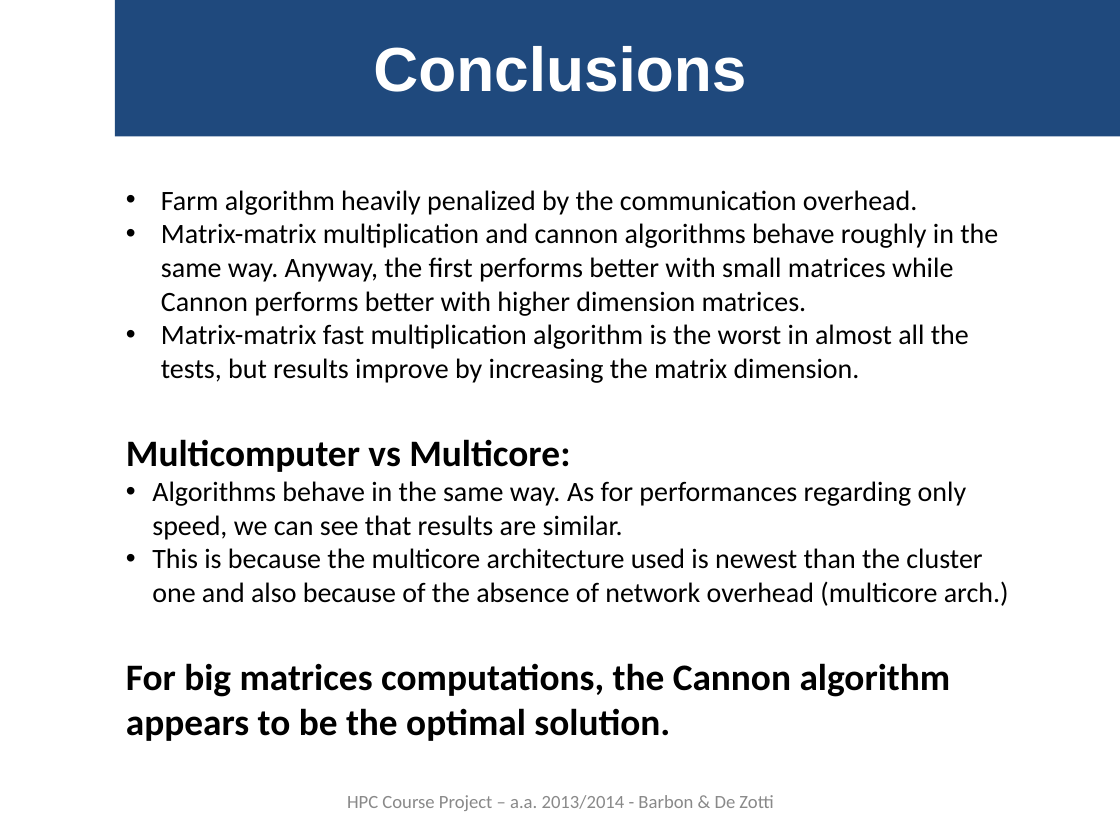
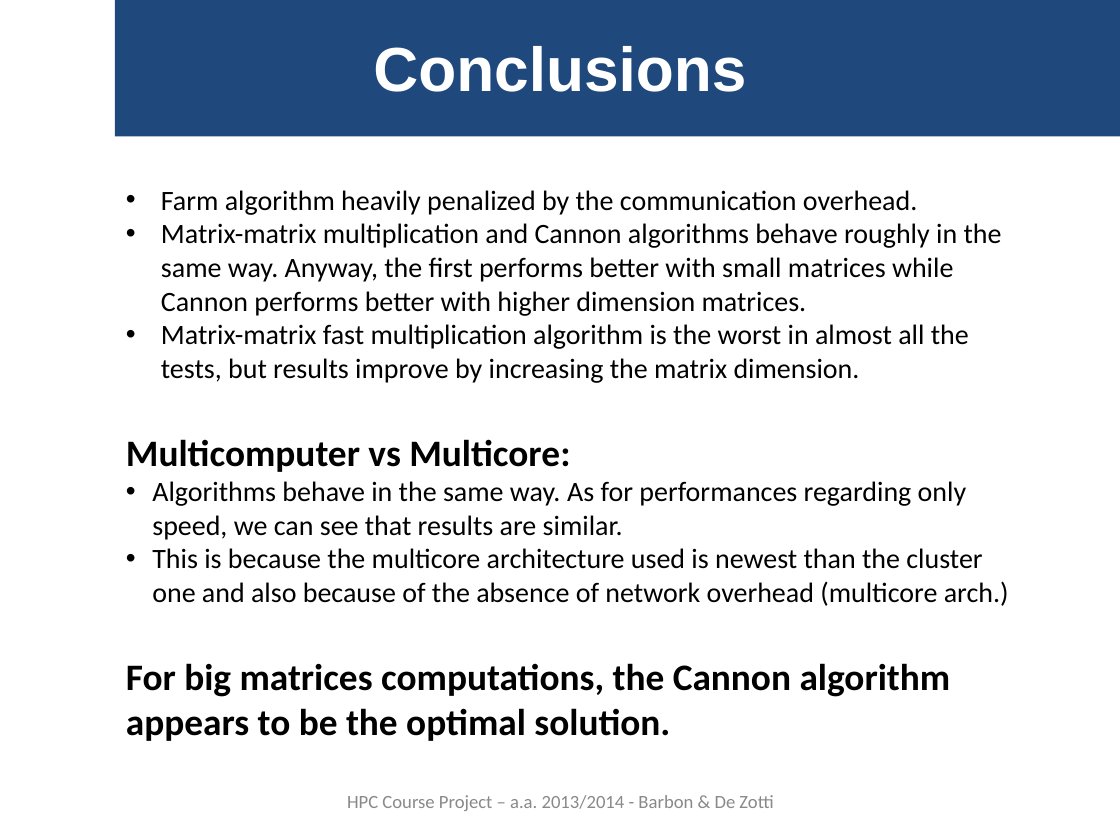
Before and after one commit to gbarbon/gbarbon_projects, a slide deck: slide 15 of hpc_clean/hpc_report/hpc_presentation_0.1.ppt. Drawn at 1120x840 pixels with LibreOffice and Linux fonts; fonts in the diff are those of the drawing. Boxes give left, top, right and bottom in pixels: in the first picture for what was removed or moved away, otherwise in the second. Text is boxed around its words. In the diff, an @@ line names an element or a change of style, - is before the commit and + after.

Commit message:
Commit presentazione def

```diff
--- a/hpc_clean/hpc_report/hpc_presentation_0.1.ppt
+++ b/hpc_clean/hpc_report/hpc_presentation_0.1.ppt
@@ text at [161, 223, 1002, 316]: text changed @@
-• Matrix-matrix multiplication and cannon algorithms behave roughly in the same way. Anyway, the first performs better with small matrices while Cannon performs better with higher dimension matrices.
+• Matrix-matrix multiplication and Cannon algorithms behave roughly in the same way. Anyway, the first performs better with small matrices while Cannon performs better with higher dimension matrices.
```
